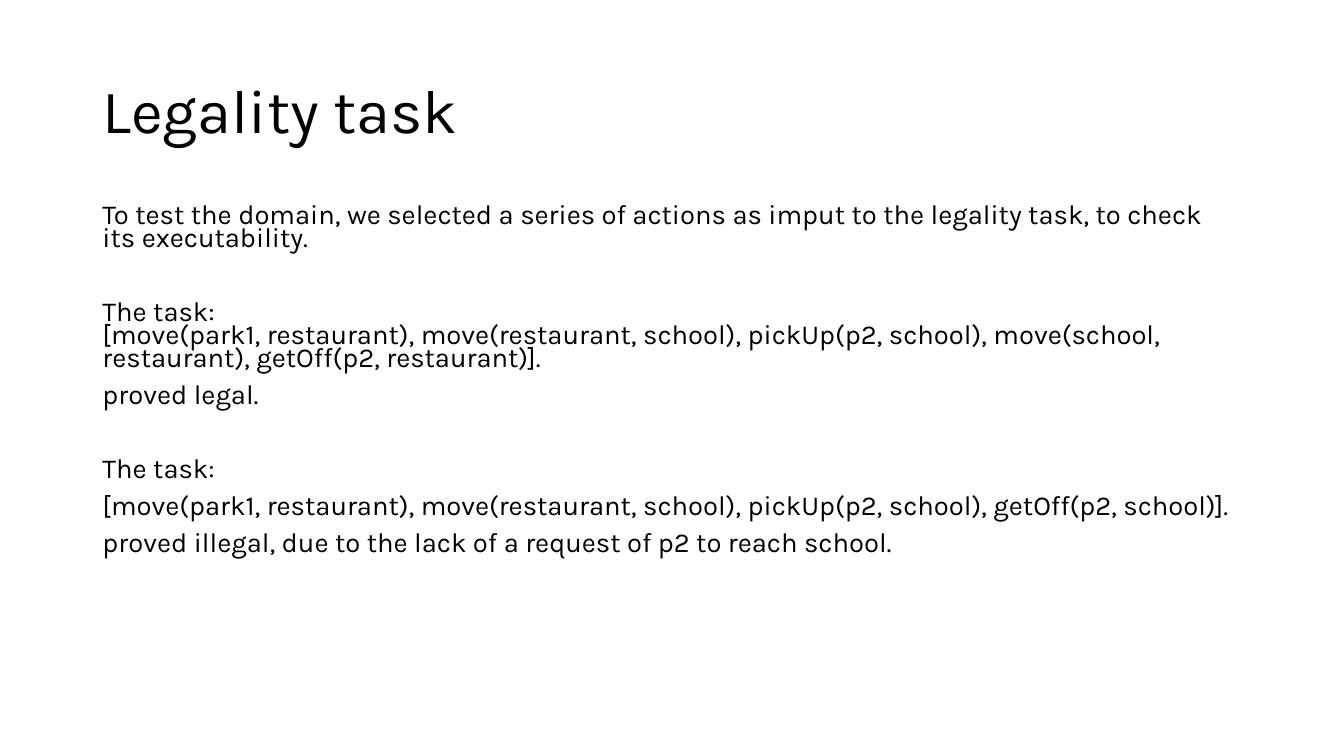
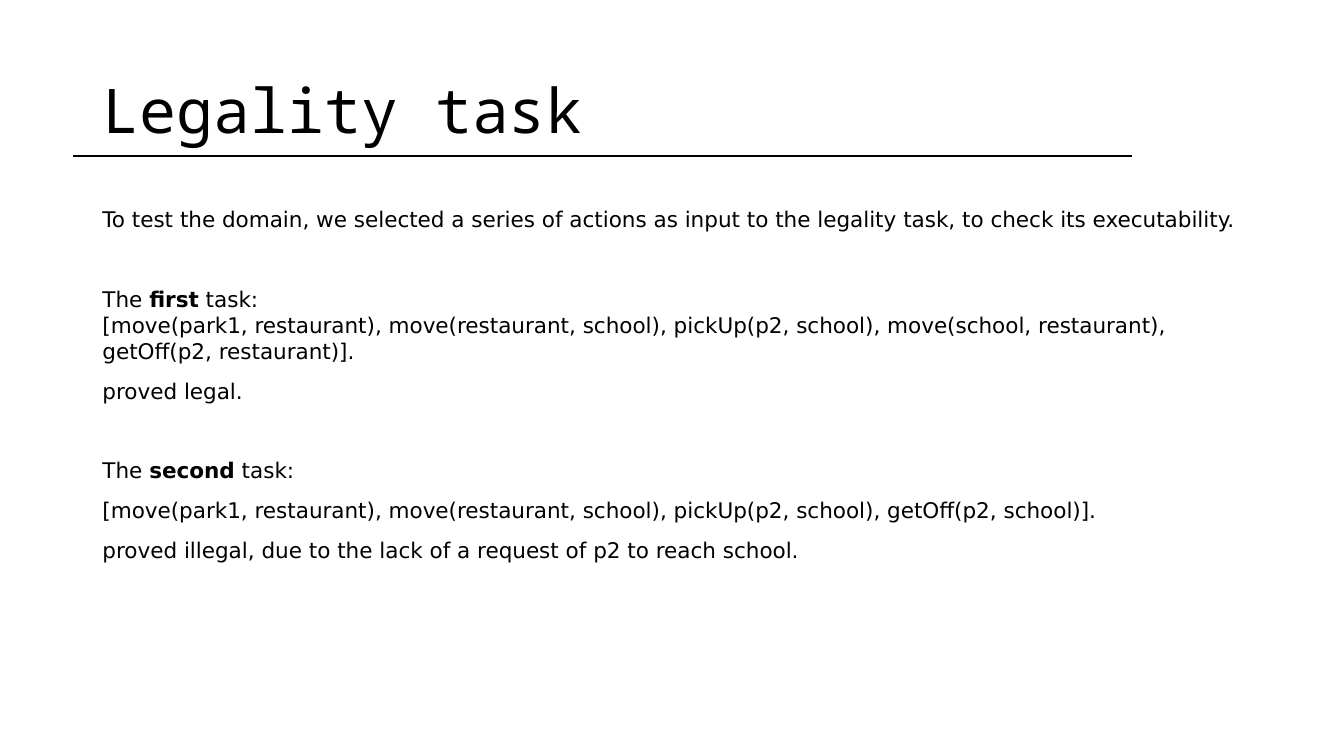
Before and after one commit to serenaragaglia/taxi_planning, a slide deck: slide 21 of documents/planning.pptx (slide 19 before the commit). Drawn at 1344x756 pixels with LibreOffice and Linux fonts; fonts in the diff are those of the drawing. Boxes give left, top, right and bottom in pixels: in the first picture for what was removed or moved away, otherwise in the second. Text is boxed around its words. In the diff, an @@ line names an element or a change of style, - is before the commit and + after.

```diff
--- a/documents/planning.pptx
+++ b/documents/planning.pptx
@@ title "Legality task" at <box>102,86,583,148</box>: font Karla to Noto Sans Mono @@
@@ line added from (73, 155) to (1132, 155), #000000 1.5 pt @@
@@ text at <box>102,210,1235,364</box>: text changed; size 19.6 to 15.4 pt; font Karla to DejaVu Sans @@
-To test the domain, we selected a series of actions as imput to the legality task, to check its executability.
-The task:
-[move(park1, restaurant), move(restaurant, school), pickUp(p2, school), move(school, restaurant), getOff(p2, restaurant)].
+To test the domain, we selected a series of actions as input to the legality task, to check its executability.
+The first task:
+[move(park1, restaurant), move(restaurant, school), pickUp(p2, school), move(school, restaurant), getOff(p2, restaurant)].
@@ text at <box>102,382,1096,563</box>: size 19.6 to 15.4 pt, font Karla to DejaVu Sans in "proved legal.", "[move(park1, restaurant), move(restaurant, school), pickUp(p ...", "proved illegal, due to the lack of ..."; line spacing 0.7 to 1 @@
@@ text at <box>102,461,294,479</box>: text changed; size 19.6 to 15.4 pt; font Karla to DejaVu Sans @@
-The task:
+The second task:
```
Also in this commit, not shown: 19 other slides changed, 9 slides added, 1 slide removed, 1 other file.
